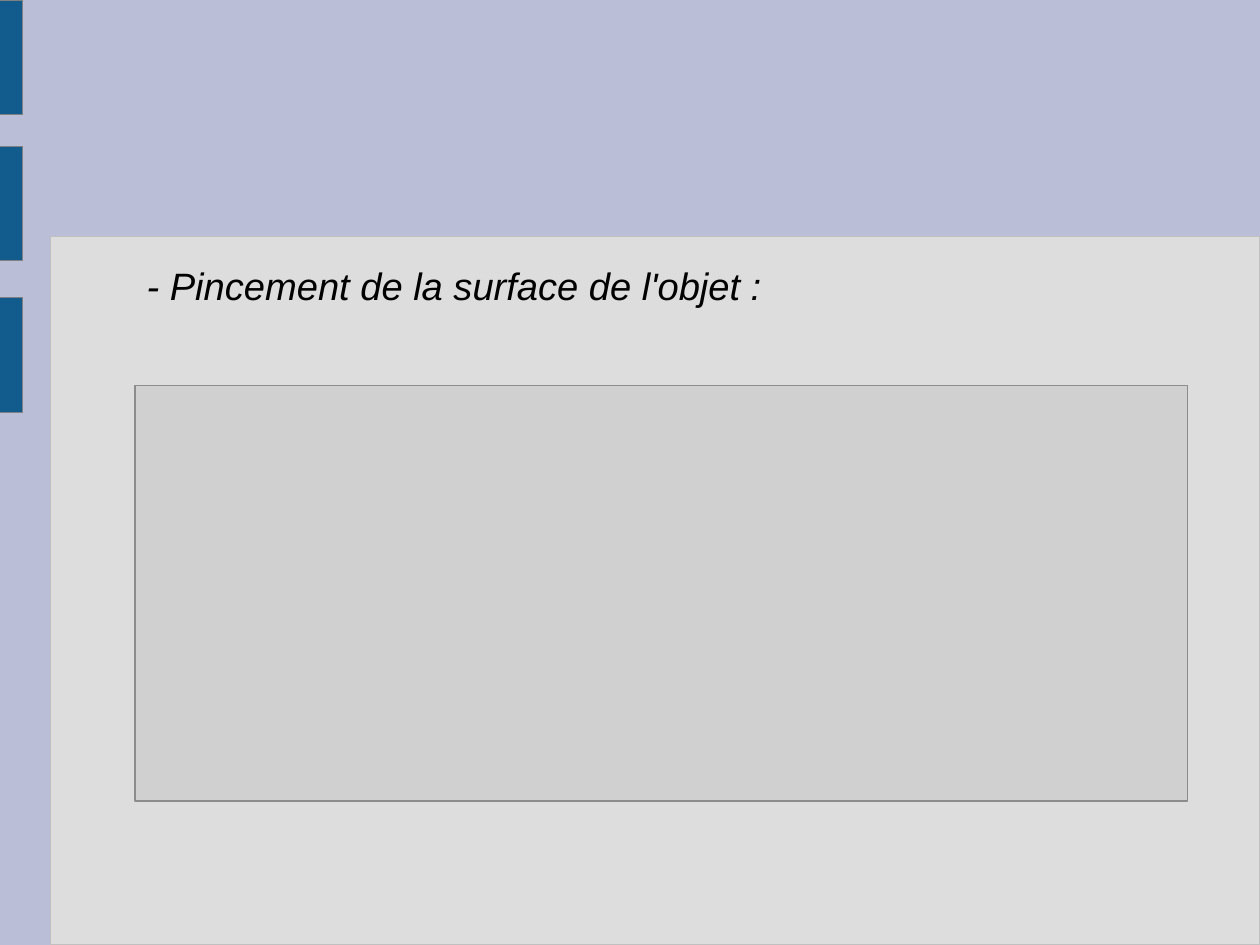
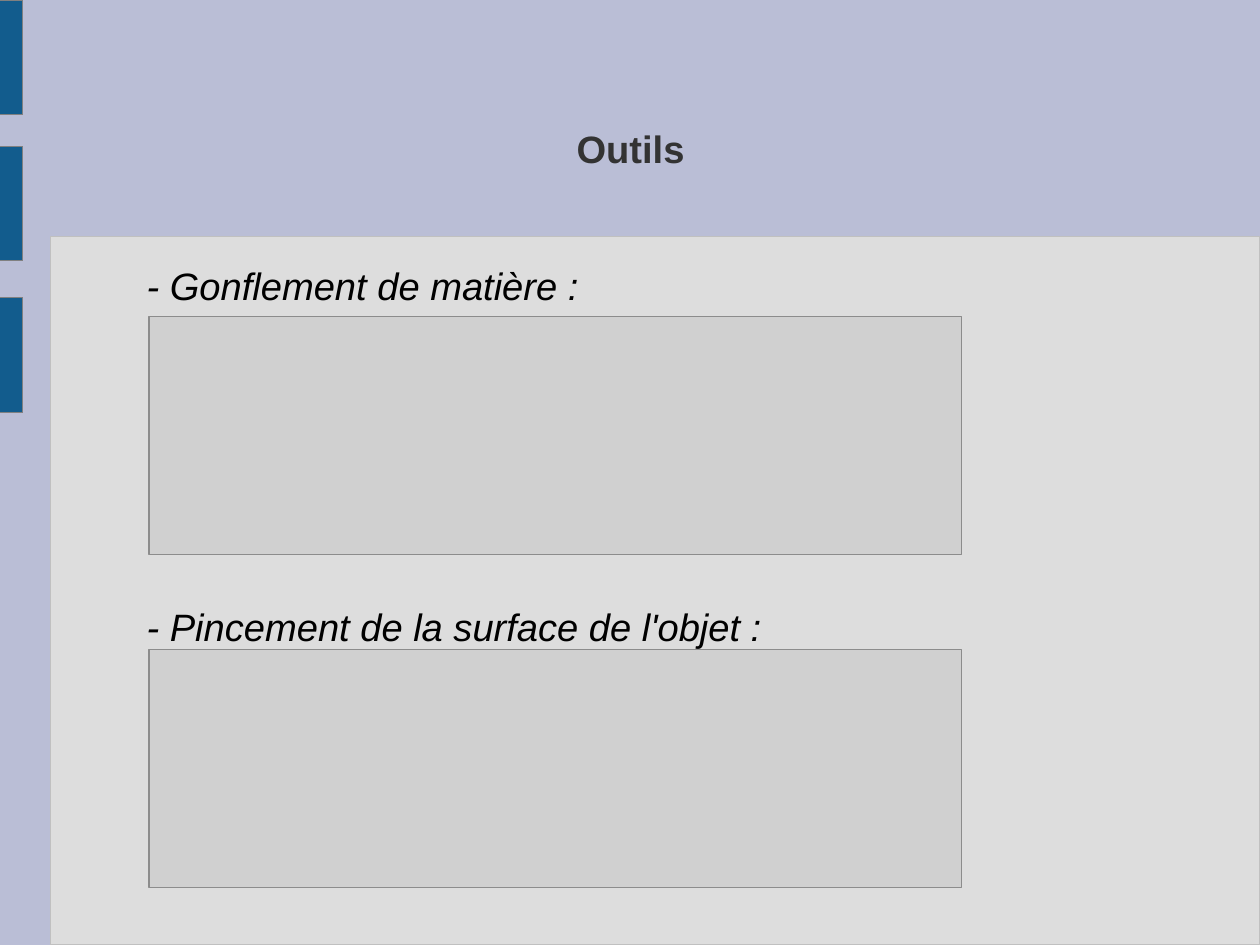
Before and after one commit to slvrgauthier/OpenSculpt, a slide deck: slide 17 of Documentation/Soutenance.odp (slide 20 before the commit). Drawn at 1260x945 pixels with LibreOffice and Linux fonts; fonts in the diff are those of the drawing; grey boxes stand for pictures. Boxes give left, top, right and bottom in pixels: in the first picture for what was removed or moved away, otherwise in the second. Text is boxed around its words. In the diff, an @@ line names an element or a change of style, - is before the commit and + after.

```diff
--- a/Documentation/Soutenance.odp
+++ b/Documentation/Soutenance.odp
@@ title added at (577, 135, 685, 164), 24 pt, text #333333, bold @@
+Outils
@@ text at (170, 272, 557, 301): paragraph added @@
+- Gonflement de matière :
@@ picture: place and size @@
-picture at (135, 385, 1188, 802)
+picture at (149, 317, 962, 555)
@@ picture added at (149, 649, 962, 887) @@
```
Also in this commit, not shown: 5 other slides changed, 3 slides removed, 4 other files.
